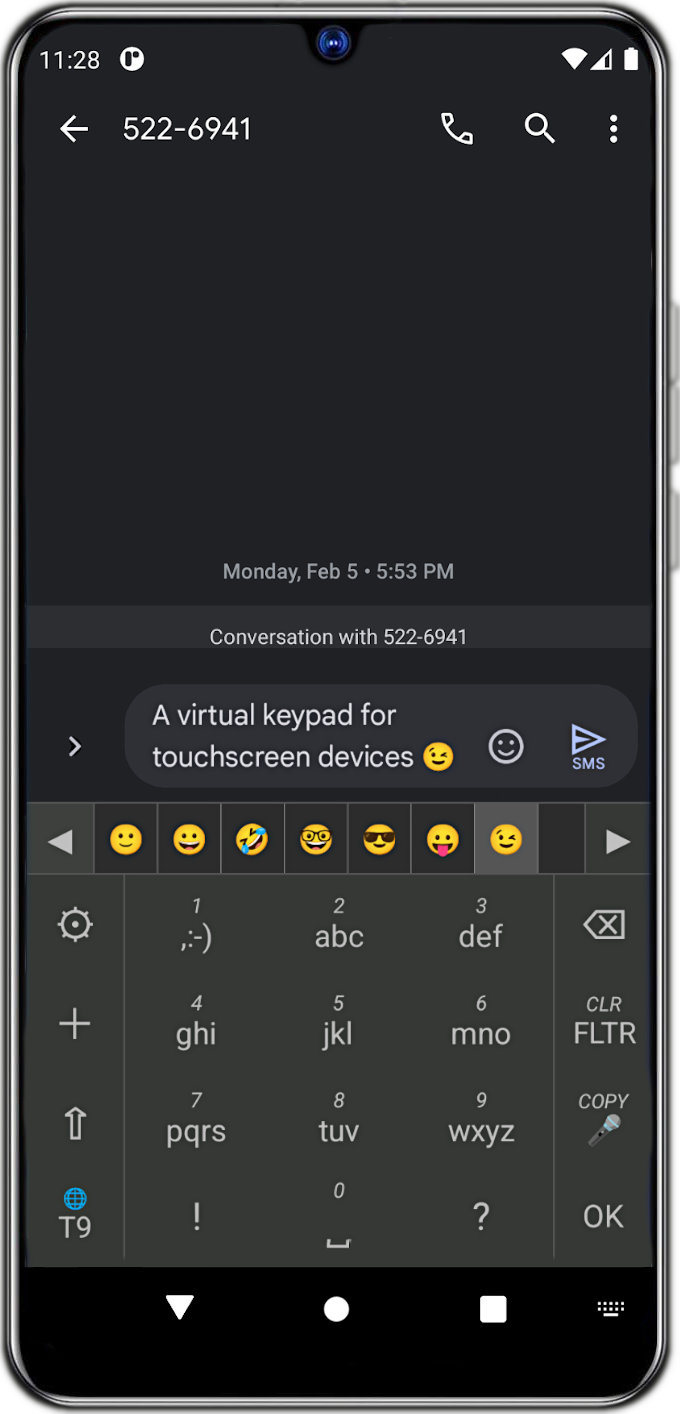
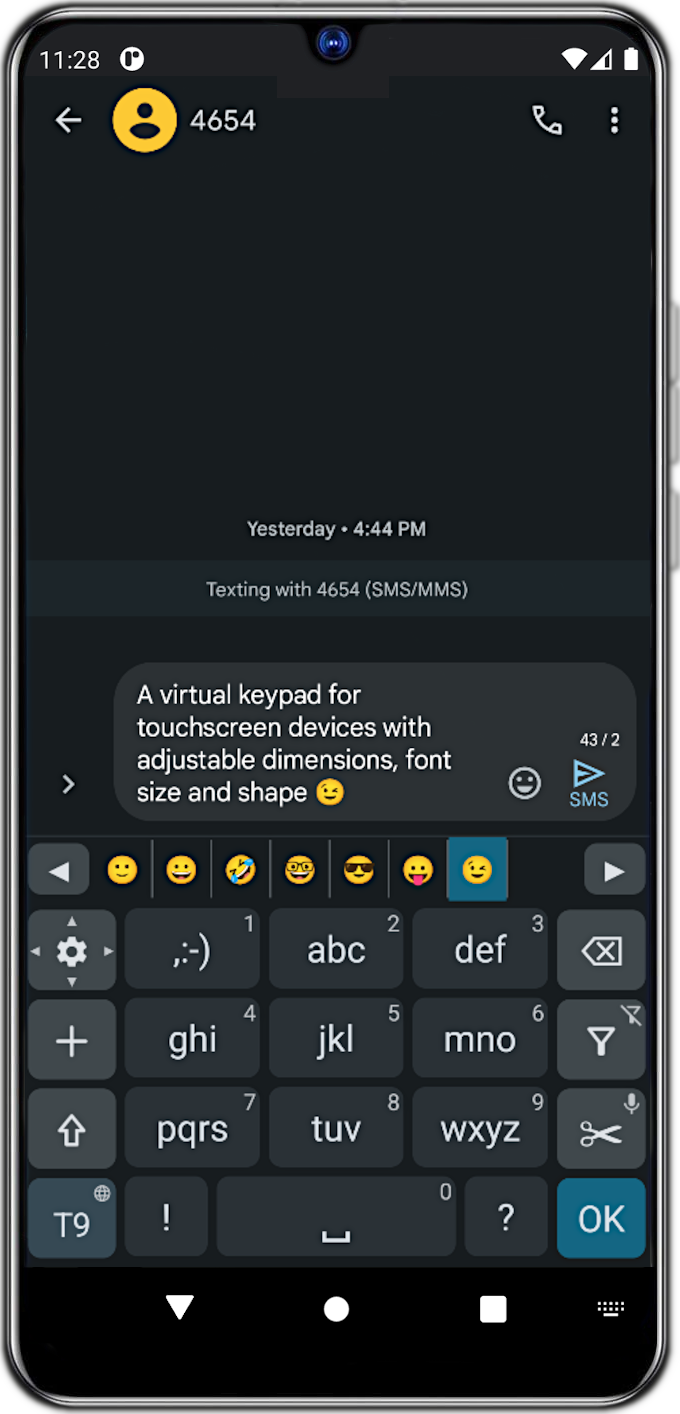
Layers edited between the first and the second (680, 1414) image:
added layer "1" above "часовник" over [25, 76, 650, 1267]
